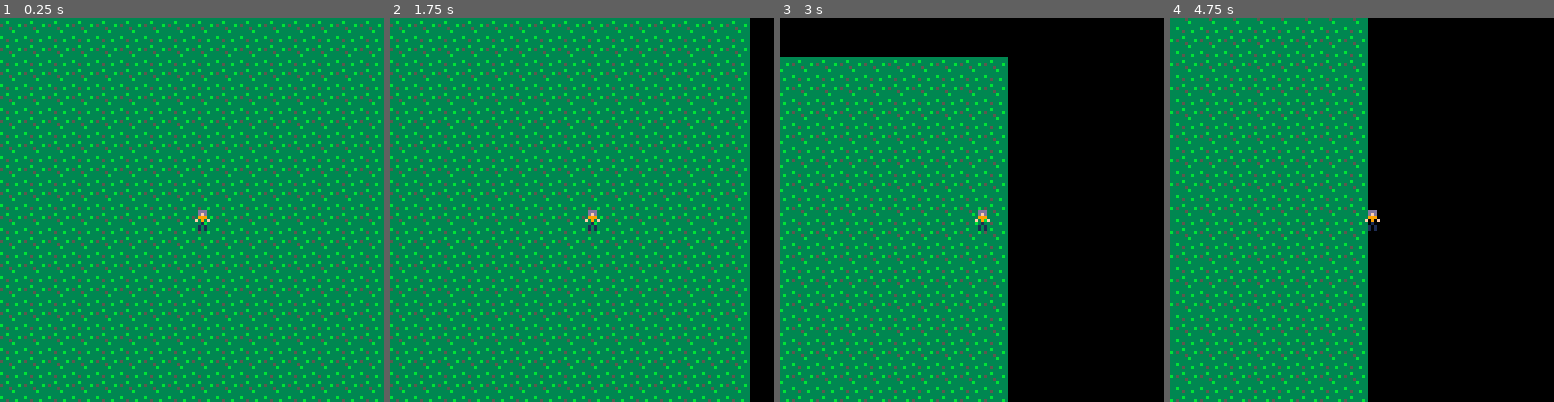
Above: before the commit, frames 1-4 (left to right).
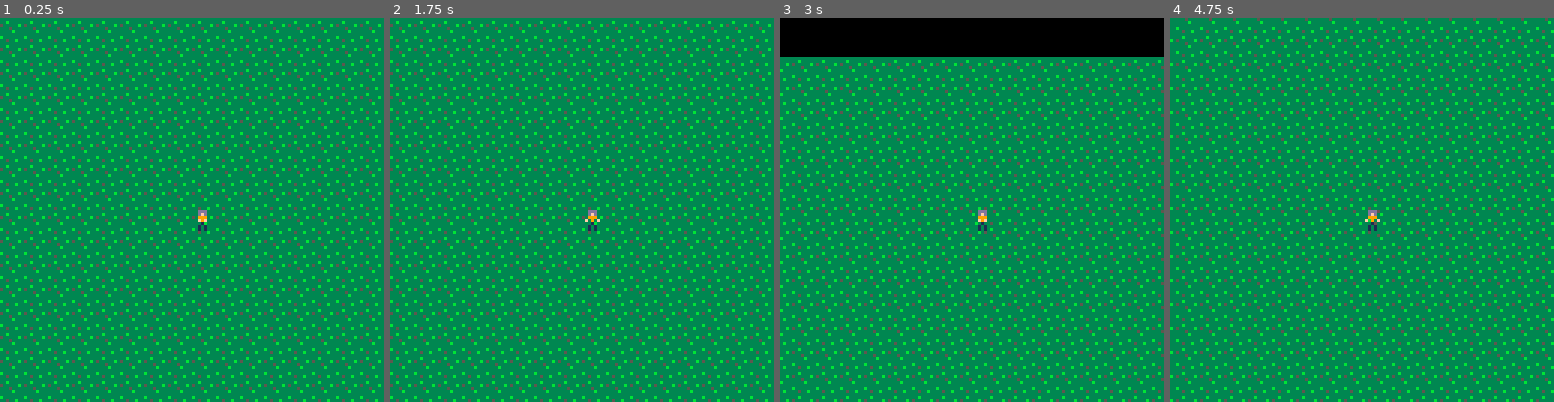
Above: after the commit, the same moments.

Repository: sargon2/pico8
Game: PICO-8 cartridge mine/smooth_movement.p8
Same seed, same stepped clock (60 frames per second), same inputs: the game is played once before the commit and once after it.
Inputs:
- Up to frame 1 (0.25 s): no input
- Up to frame 2 (1.75 s): hold Right from 1.6 s (still down)
- Up to frame 3 (3 s): release Right at 2.1 s; hold Up 2.15-2.42 s; hold Right from 2.47 s (still down)
- Up to frame 4 (4.75 s): release Right at 3.03 s; hold Left 3.08-3.58 s; hold Down 3.63-3.97 s; hold Right 4.02-4.68 s; hold Up from 4.73 s (still down)

The runs differ from the first frame. In frame 1, less than 0.1% of the frame differs, in the area x 50-55%, y 52-54%; in frame 2, 6.2%; in frame 3, 37%; in frame 4, 48%, in the area x 51-100%, y 0-100%.

Commit message:
animate character

Diff:
--- a/mine/smooth_movement.p8
+++ b/mine/smooth_movement.p8
@@ -4,10 +4,20 @@
 char = {
  x=0,
  y=0,
- speed=50
+ frame=1,
+ speed=50,
+ anim_speed=2,
+ anim_frames={1,2}
 }
 
 last_t=0
+
+function draw_char(char,x,y)
+ local f=char.anim_frames[
+  1+(flr(char.frame) % #char.anim_frames)
+ ]
+ spr(f,x,y)
+end
 
 function _init()
 end
@@ -15,8 +25,7 @@
 function _draw()
  cls()
  map(0,0,-char.x,-char.y)
- -- spr(1,char.x,char.y)
- spr(1,64,64)
+ draw_char(char, 64, 64)
 end
 
 function _update60()
@@ -50,13 +59,12 @@
 	 local len=sqrt(x^2+y^2)
 	 x/=len
 	 y/=len
-	 x*=char.speed
-	 y*=char.speed
-	 x*=elapsed
-	 y*=elapsed
+	 x*=char.speed*elapsed
+	 y*=char.speed*elapsed
 	 char.x += x
 	 char.y += y
 	end
+	char.frame += char.anim_speed*elapsed
 end
 
 
@@ -67,24 +75,97 @@
 
 
 
+…(61 lines of a section not shown)…
 __map__
-0202020202020202020202020202020200000000000000000000000000000000000000000000000000000000000000000000000000000000000000000000000000000000000000000000000000000000000000000000000000000000000000000000000000000000000000000000000000000000000000000000000000000000
-0202020202020202020202020202020200000000000000000000000000000000000000000000000000000000000000000000000000000000000000000000000000000000000000000000000000000000000000000000000000000000000000000000000000000000000000000000000000000000000000000000000000000000
-0202020202020202020202020202020200000000000000000000000000000000000000000000000000000000000000000000000000000000000000000000000000000000000000000000000000000000000000000000000000000000000000000000000000000000000000000000000000000000000000000000000000000000
-0202020202020202020202020202020200000000000000000000000000000000000000000000000000000000000000000000000000000000000000000000000000000000000000000000000000000000000000000000000000000000000000000000000000000000000000000000000000000000000000000000000000000000
-0202020202020202020202020202020200000000000000000000000000000000000000000000000000000000000000000000000000000000000000000000000000000000000000000000000000000000000000000000000000000000000000000000000000000000000000000000000000000000000000000000000000000000
-0202020202020202020202020202020200000000000000000000000000000000000000000000000000000000000000000000000000000000000000000000000000000000000000000000000000000000000000000000000000000000000000000000000000000000000000000000000000000000000000000000000000000000
-0202020202020202020202020202020200000000000000000000000000000000000000000000000000000000000000000000000000000000000000000000000000000000000000000000000000000000000000000000000000000000000000000000000000000000000000000000000000000000000000000000000000000000
-0202020202020202020202020202020200000000000000000000000000000000000000000000000000000000000000000000000000000000000000000000000000000000000000000000000000000000000000000000000000000000000000000000000000000000000000000000000000000000000000000000000000000000
-0202020202020202020202020202020200000000000000000000000000000000000000000000000000000000000000000000000000000000000000000000000000000000000000000000000000000000000000000000000000000000000000000000000000000000000000000000000000000000000000000000000000000000
-0202020202020202020202020202020200000000000000000000000000000000000000000000000000000000000000000000000000000000000000000000000000000000000000000000000000000000000000000000000000000000000000000000000000000000000000000000000000000000000000000000000000000000
-0202020202020202020202020202020200000000000000000000000000000000000000000000000000000000000000000000000000000000000000000000000000000000000000000000000000000000000000000000000000000000000000000000000000000000000000000000000000000000000000000000000000000000
-0202020202020202020202020202020200000000000000000000000000000000000000000000000000000000000000000000000000000000000000000000000000000000000000000000000000000000000000000000000000000000000000000000000000000000000000000000000000000000000000000000000000000000
-0202020202020202020202020202020200000000000000000000000000000000000000000000000000000000000000000000000000000000000000000000000000000000000000000000000000000000000000000000000000000000000000000000000000000000000000000000000000000000000000000000000000000000
-0202020202020202020202020202020200000000000000000000000000000000000000000000000000000000000000000000000000000000000000000000000000000000000000000000000000000000000000000000000000000000000000000000000000000000000000000000000000000000000000000000000000000000
-0202020202020202020202020202020200000000000000000000000000000000000000000000000000000000000000000000000000000000000000000000000000000000000000000000000000000000000000000000000000000000000000000000000000000000000000000000000000000000000000000000000000000000
-0202020202020202020202020202020200000000000000000000000000000000000000000000000000000000000000000000000000000000000000000000000000000000000000000000000000000000000000000000000000000000000000000000000000000000000000000000000000000000000000000000000000000000
-0202020202020202020202020202020200000000000000000000000000000000000000000000000000000000000000000000000000000000000000000000000000000000000000000000000000000000000000000000000000000000000000000000000000000000000000000000000000000000000000000000000000000000
-0202020202020202020202020202020200000000000000000000000000000000000000000000000000000000000000000000000000000000000000000000000000000000000000000000000000000000000000000000000000000000000000000000000000000000000000000000000000000000000000000000000000000000
-0202020202020202020202020202020200000000000000000000000000000000000000000000000000000000000000000000000000000000000000000000000000000000000000000000000000000000000000000000000000000000000000000000000000000000000000000000000000000000000000000000000000000000
-0202020202020202020202020202020200000000000000000000000000000000000000000000000000000000000000000000000000000000000000000000000000000000000000000000000000000000000000000000000000000000000000000000000000000000000000000000000000000000000000000000000000000000
+1010101010101010101010101010101010101010101010101010101010101010101010101010101000000000000000000000000000000000000000000000000000000000000000000000000000000000000000000000000000000000000000000000000000000000000000000000000000000000000000000000000000000000
+1010101010101010101010101010101010101010101010101010101010101010101010101010101000000000000000000000000000000000000000000000000000000000000000000000000000000000000000000000000000000000000000000000000000000000000000000000000000000000000000000000000000000000
+1010101010101010101010101010101010101010101010101010101010101010101010101010101000000000000000000000000000000000000000000000000000000000000000000000000000000000000000000000000000000000000000000000000000000000000000000000000000000000000000000000000000000000
+1010101010101010101010101010101010101010101010101010101010101010101010101010101000000000000000000000000000000000000000000000000000000000000000000000000000000000000000000000000000000000000000000000000000000000000000000000000000000000000000000000000000000000
+1010101010101010101010101010101010101010101010101010101010101010101010101010101000000000000000000000000000000000000000000000000000000000000000000000000000000000000000000000000000000000000000000000000000000000000000000000000000000000000000000000000000000000
+1010101010101010101010101010101010101010101010101010101010101010101010101010101000000000000000000000000000000000000000000000000000000000000000000000000000000000000000000000000000000000000000000000000000000000000000000000000000000000000000000000000000000000
+1010101010101010101010101010101010101010101010101010101010101010101010101010101000000000000000000000000000000000000000000000000000000000000000000000000000000000000000000000000000000000000000000000000000000000000000000000000000000000000000000000000000000000
+1010101010101010101010101010101010101010101010101010101010101010101010101010101000000000000000000000000000000000000000000000000000000000000000000000000000000000000000000000000000000000000000000000000000000000000000000000000000000000000000000000000000000000
+1010101010101010101010101010101010101010101010101010101010101010101010101010101000000000000000000000000000000000000000000000000000000000000000000000000000000000000000000000000000000000000000000000000000000000000000000000000000000000000000000000000000000000
+1010101010101010101010101010101010101010101010101010101010101010101010101010101000000000000000000000000000000000000000000000000000000000000000000000000000000000000000000000000000000000000000000000000000000000000000000000000000000000000000000000000000000000
+1010101010101010101010101010101010101010101010101010101010101010101010101010101000000000000000000000000000000000000000000000000000000000000000000000000000000000000000000000000000000000000000000000000000000000000000000000000000000000000000000000000000000000
+1010101010101010101010101010101010101010101010101010101010101010101010101010101000000000000000000000000000000000000000000000000000000000000000000000000000000000000000000000000000000000000000000000000000000000000000000000000000000000000000000000000000000000
+1010101010101010101010101010101010101010101010101010101010101010101010101010101000000000000000000000000000000000000000000000000000000000000000000000000000000000000000000000000000000000000000000000000000000000000000000000000000000000000000000000000000000000
+1010101010101010101010101010101010101010101010101010101010101010101010101010101000000000000000000000000000000000000000000000000000000000000000000000000000000000000000000000000000000000000000000000000000000000000000000000000000000000000000000000000000000000
+1010101010101010101010101010101010101010101010101010101010101010101010101010101000000000000000000000000000000000000000000000000000000000000000000000000000000000000000000000000000000000000000000000000000000000000000000000000000000000000000000000000000000000
+1010101010101010101010101010101010101010101010101010101010101010101010101010101000000000000000000000000000000000000000000000000000000000000000000000000000000000000000000000000000000000000000000000000000000000000000000000000000000000000000000000000000000000
+1010101010101010101010101010101010101010101010101010101010101010101010101010101000000000000000000000000000000000000000000000000000000000000000000000000000000000000000000000000000000000000000000000000000000000000000000000000000000000000000000000000000000000
+1010101010101010101010101010101010101010101010101010101010101010101010101010101000000000000000000000000000000000000000000000000000000000000000000000000000000000000000000000000000000000000000000000000000000000000000000000000000000000000000000000000000000000
+1010101010101010101010101010101010101010101010101010101010101010101010101010101000000000000000000000000000000000000000000000000000000000000000000000000000000000000000000000000000000000000000000000000000000000000000000000000000000000000000000000000000000000
+1010101010101010101010101010101010101010101010101010101010101010101010101010101000000000000000000000000000000000000000000000000000000000000000000000000000000000000000000000000000000000000000000000000000000000000000000000000000000000000000000000000000000000
+1010101010101010101010101010101010101010101010101010101010101010101010101010101000000000000000000000000000000000000000000000000000000000000000000000000000000000000000000000000000000000000000000000000000000000000000000000000000000000000000000000000000000000
+1010101010101010101010101010101010101010101010101010101010101010101010101010101000000000000000000000000000000000000000000000000000000000000000000000000000000000000000000000000000000000000000000000000000000000000000000000000000000000000000000000000000000000
+1010101010101010101010101010101010101010101010101010101010101010101010101010101000000000000000000000000000000000000000000000000000000000000000000000000000000000000000000000000000000000000000000000000000000000000000000000000000000000000000000000000000000000
+1010101010101010101010101010101010101010101010101010101010101010101010101010101000000000000000000000000000000000000000000000000000000000000000000000000000000000000000000000000000000000000000000000000000000000000000000000000000000000000000000000000000000000
+1010101010101010101010101010101010101010101010101010101010101010101010101010101000000000000000000000000000000000000000000000000000000000000000000000000000000000000000000000000000000000000000000000000000000000000000000000000000000000000000000000000000000000
+1010101010101010101010101010101010101010101010101010101010101010101010101010101000000000000000000000000000000000000000000000000000000000000000000000000000000000000000000000000000000000000000000000000000000000000000000000000000000000000000000000000000000000
+1010101010101010101010101010101010101010101010101010101010101010101010101010101000000000000000000000000000000000000000000000000000000000000000000000000000000000000000000000000000000000000000000000000000000000000000000000000000000000000000000000000000000000
+1010101010101010101010101010101010101010101010101010101010101010101010101010101000000000000000000000000000000000000000000000000000000000000000000000000000000000000000000000000000000000000000000000000000000000000000000000000000000000000000000000000000000000
+1010101010101010101010101010101010101010101010101010101010101010101010101010101000000000000000000000000000000000000000000000000000000000000000000000000000000000000000000000000000000000000000000000000000000000000000000000000000000000000000000000000000000000
+1010101010101010101010101010101010101010101010101010101010101010101010101010101000000000000000000000000000000000000000000000000000000000000000000000000000000000000000000000000000000000000000000000000000000000000000000000000000000000000000000000000000000000
+1010101010101010101010101010101010101010101010101010101010101010101010101010101000000000000000000000000000000000000000000000000000000000000000000000000000000000000000000000000000000000000000000000000000000000000000000000000000000000000000000000000000000000
+1010101010101010101010101010101010101010101010101010101010101010101010101010101000000000000000000000000000000000000000000000000000000000000000000000000000000000000000000000000000000000000000000000000000000000000000000000000000000000000000000000000000000000
Not shown, changed: 69 lines of the sprite sheet (__gfx__) section of mine/smooth_movement.p8
